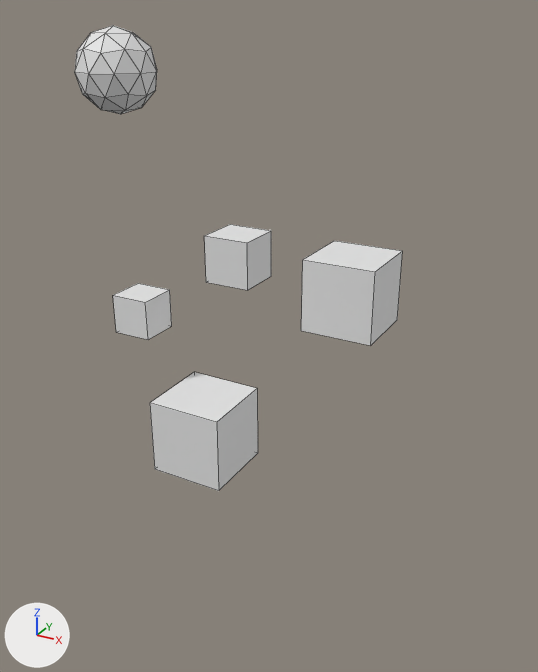
One commit to the Blender file project/resources/level_editor/Stage_editor.blend: the scene before it, then after it.
Camera for both pictures: a camera (50 mm lens) standing at (9.39, -15.21, 9.42) and looking at (-0.22, 2.26, 0.69). Arrows for +X, +Y and +Z are at lower left; the lights stay in place. The picture after the commit comes second. Mesh edges are drawn as thin lines.

The scene before the commit, as lines of its bpy script (objects in view):
```python
me_cube = bpy.data.meshes.new('Cube')
me_cube.from_pydata(...)  # a box spanning x -1.0..1.0, y -1.0..1.0, z -1.0..1.0
me_cube.materials.append(mat_material)  # white #e7e7e7
me_ico球 = bpy.data.meshes.new('ICO球')
me_ico球.from_pydata(...)  # an icosphere of 80 faces spanning x -0.95..0.95, y -1.0..1.0, z -1.0..1.0
me_立方体 = bpy.data.meshes.new('立方体')
me_立方体.from_pydata(...)  # a box spanning x -1.0..1.0, y -1.0..1.0, z -1.0..1.0
ob_cube = bpy.data.objects.new('Cube', me_cube)
ob_cube.location = (-0.29, -1.06, -0.73)
ob_effectspawn_01 = bpy.data.objects.new('EffectSpawn_01', me_ico球)
ob_effectspawn_01.location = (0.78, -4.85, 8.47)
ob_effectspawn_01.scale = (0.701, 0.701, 0.701)
ob_立方体 = bpy.data.objects.new('立方体', me_立方体)
ob_立方体.location = (-2.36, -0.76, 2.12)
ob_立方体.scale = (0.522, 0.522, 0.522)
# also in view: '立方体.002' at (-6.04, 10.24, 0.0); '立方体.001' at (2.24, 2.4, 2.48)
```
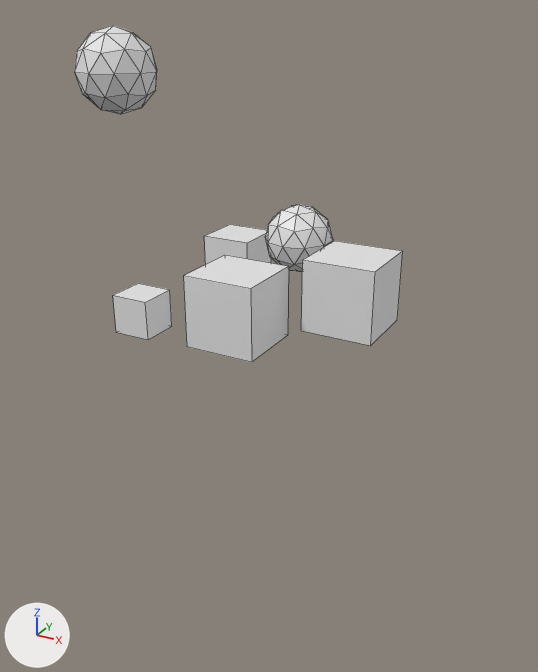
Patch to the scene script:
```diff
--- a/project/resources/level_editor/Stage_editor.blend.py
+++ b/project/resources/level_editor/Stage_editor.blend.py
@@ ob_cube @@
 ob_cube = bpy.data.objects.new('Cube', me_cube)
-ob_cube.location = (-0.29, -1.06, -0.73)
+ob_cube.location = (-0.29, 0.66, 2.14)
@@ ob_ico球 @@
+ob_ico球 = bpy.data.objects.new('ICO球', me_ico球.copy())  # the mesh of ob_effectspawn_01
+ob_ico球.location = (0.0, 3.67, 3.3)
```

Changed parts and their boxes (x1, y1, x2, y2) in the pictures (538 x 672 px):
'Cube', moved
    before: (150, 372, 258, 491)
    after: (184, 255, 289, 362)
'ICO球', added
    after: (265, 205, 333, 271)
